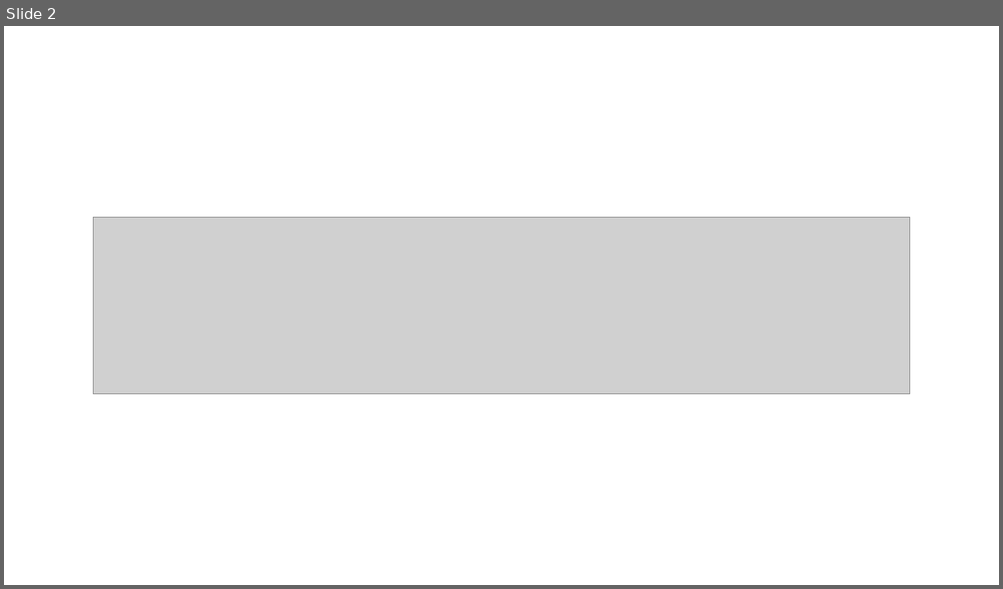
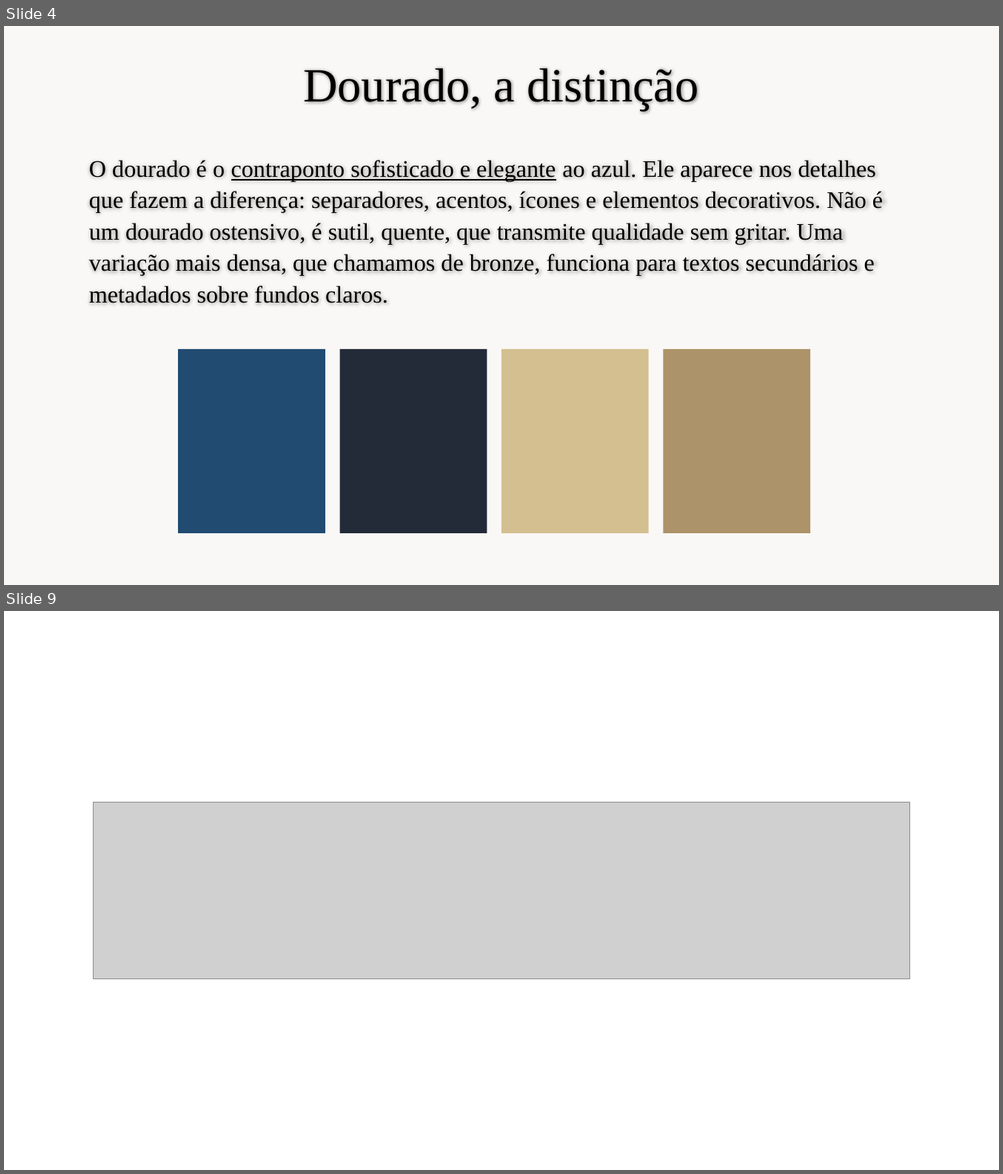
Before and after one commit to cleitontortato/assogw-site, a slide deck: design/assogw-v1.pptx. Shown one above the other, each under a label of ours: slide 2 before the commit, slides 4 and 9 after it; the slides between them are not shown. The pictures are 1003x589 and 1003x1174 pixels, drawn with LibreOffice and Linux fonts; fonts in the diff are those of the drawing; grey boxes stand for pictures; background and template pictures are left out. Boxes give left, top, right and bottom in pixels: in the first picture for what was removed or moved away, otherwise in the second. Text is boxed around its words. In the diff, an @@ line names an element or a change of style, - is before the commit and + after.

```diff
--- a/design/assogw-v1.pptx
+++ b/design/assogw-v1.pptx
@@ slide 4 added at [4,26,999,585], background #FAF8F6 @@
@@ title added at [303,68,698,110], 46 pt, text #000000 @@
+Dourado, a distinção
@@ text added at [89,160,882,304], 23 pt, text #000000 @@
+O dourado é o contraponto sofisticado e elegante ao azul. Ele aparece nos detalhes que fazem a diferença: separadores, acentos, ícones e elementos decorativos. Não é um dourado ostensivo, é sutil, quente, que transmite qualidade sem gritar. Uma variação mais densa, que chamamos de bronze, funciona para textos secundários e metadados sobre fundos claros.
@@ rectangle added at [178,349,325,534], fill #214B71 @@
@@ rectangle added at [340,349,486,534], fill #242B38 @@
@@ rectangle added at [502,349,649,534], fill #D4BF90 @@
@@ rectangle added at [663,349,810,534], fill #AD9369 @@
@@ what was slide 2 is now slide 9 @@
```
Also in this commit, not shown: 7 other slides added, 2 slides removed, 2 other files.
